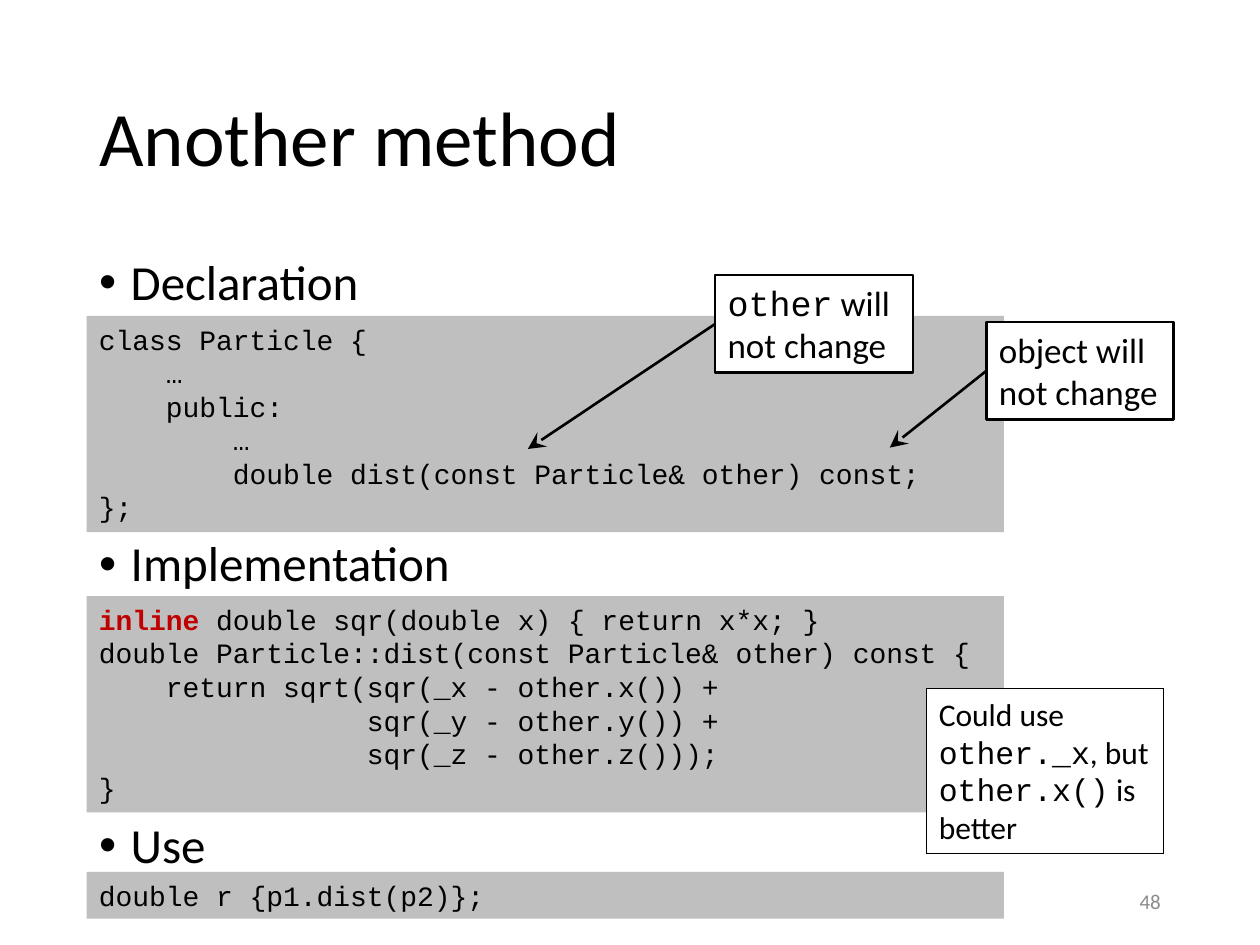
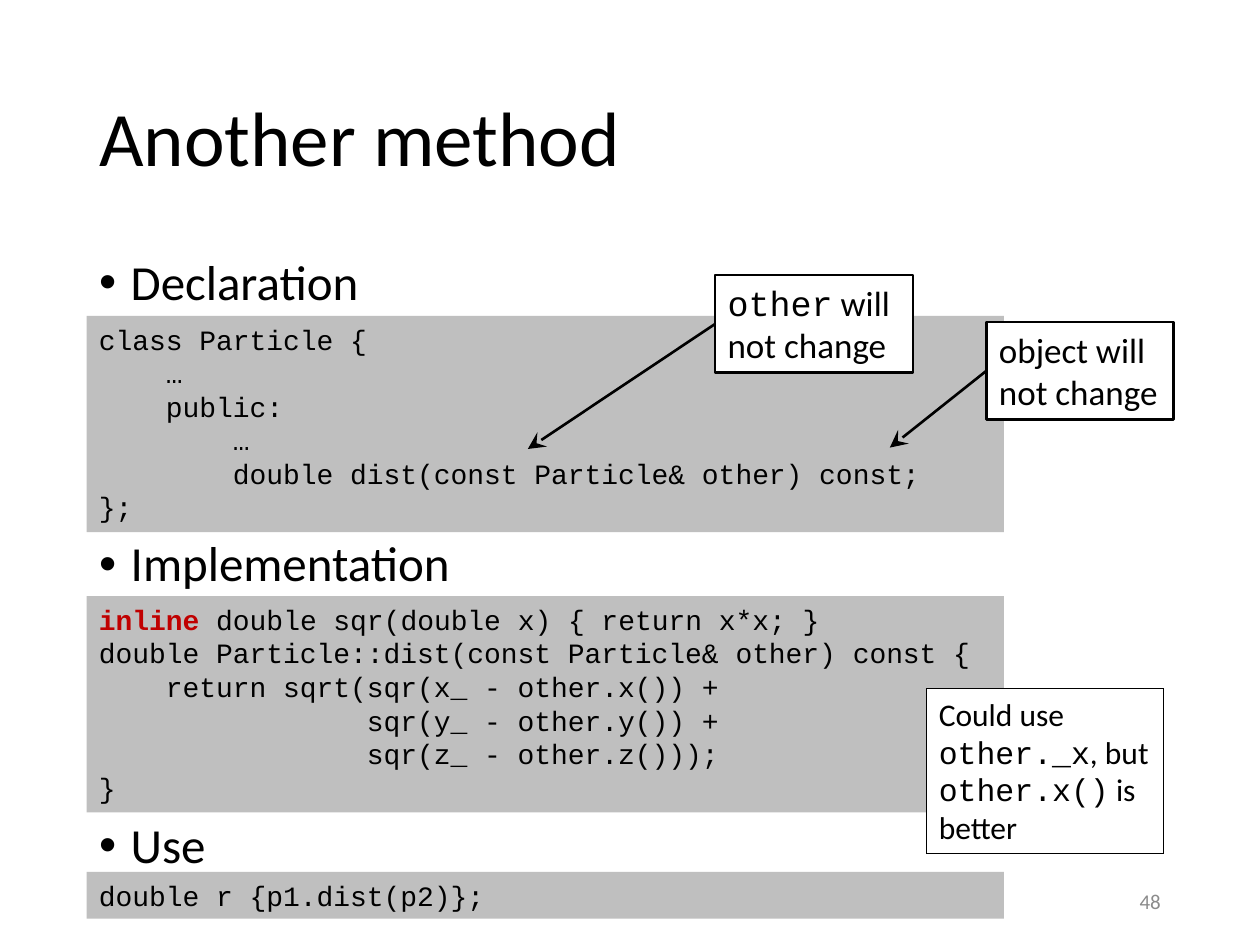
Before and after one commit to gjbex/training-material, a slide deck: slide 48 of CPlusPlus/scientific_cpp.pptx. Drawn at 1260x945 pixels with LibreOffice and Linux fonts; fonts in the diff are those of the drawing. Boxes give left, top, right and bottom in pixels: in the first picture for what was removed or moved away, otherwise in the second. Text is boxed around its words. In the diff, an @@ line names an element or a change of style, - is before the commit and + after.

```diff
--- a/CPlusPlus/scientific_cpp.pptx
+++ b/CPlusPlus/scientific_cpp.pptx
@@ text in rectangle at (166,677,719,770): text changed @@
-return sqrt(sqr(_x - other.x()) +
-sqr(_y - other.y()) +
-sqr(_z - other.z()));
+return sqrt(sqr(x_ - other.x()) +
+sqr(y_ - other.y()) +
+sqr(z_ - other.z()));
```
Also in this commit, not shown: 12 other slides changed.
